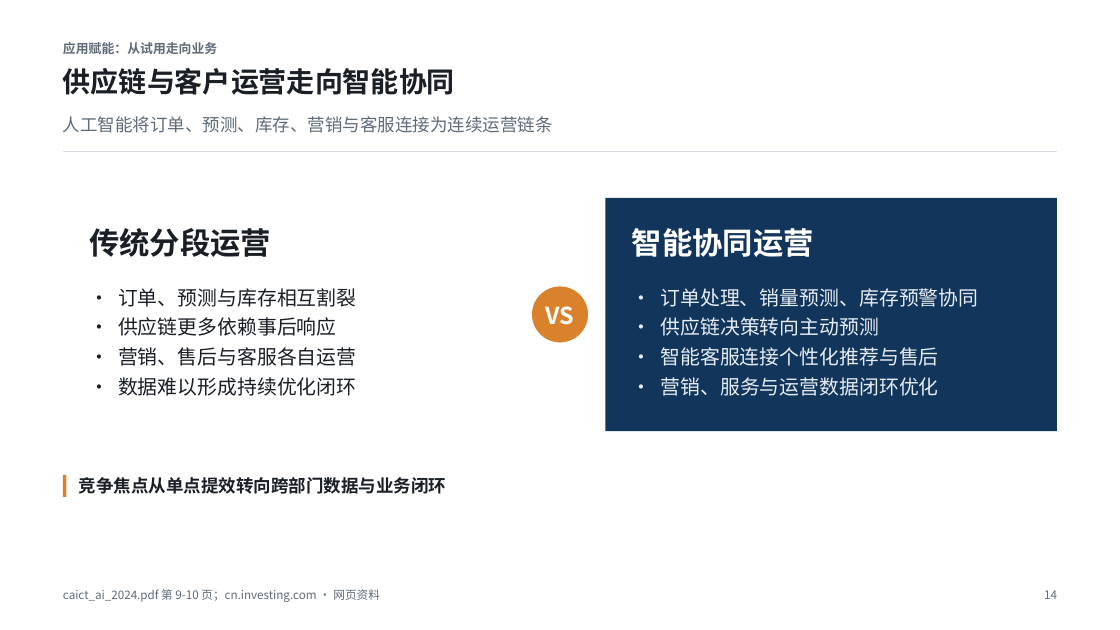
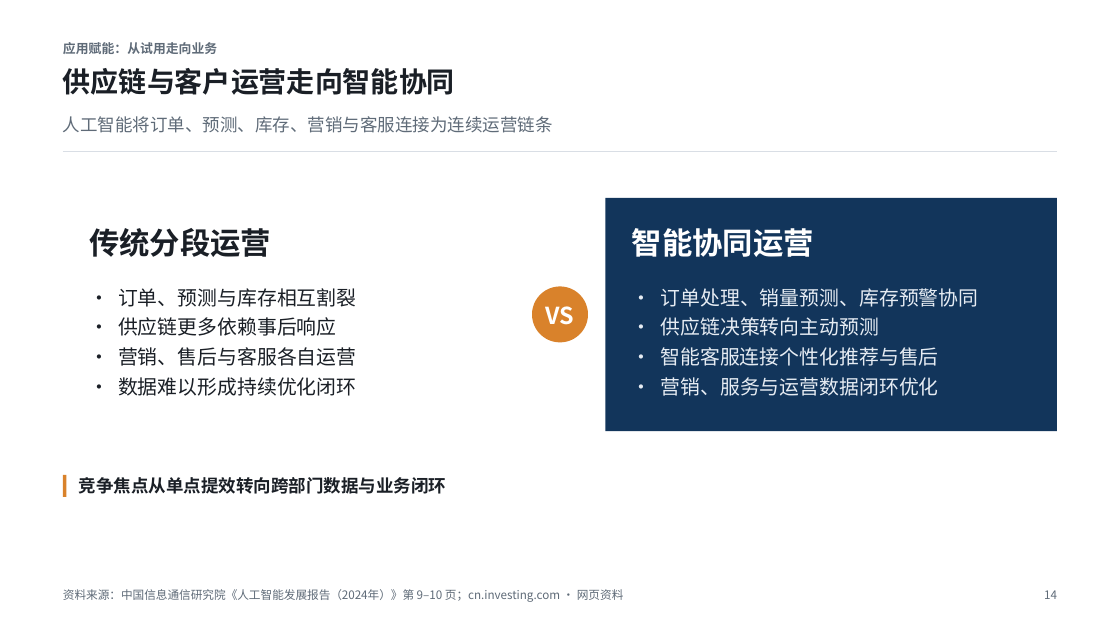
Before and after one commit to Liyilin66/ppt-agent, a slide deck: slide 14 of examples/caict-2024-sample.pptx. Drawn at 1120x630 pixels with LibreOffice and Linux fonts; fonts in the diff are those of the drawing. Boxes give left, top, right and bottom in pixels: in the first picture for what was removed or moved away, otherwise in the second. Text is boxed around its words. In the diff, an @@ line names an element or a change of style, - is before the commit and + after.

Commit message:
Show citations as report names instead of raw filenames
Footers named the uploaded file ("caict_ai_2024.pdf 第 7-13 页"), card
citations scaled up with sparse body text in accent blue, and the same page
was repeated on every card. On a management deck that reads as machine output.

Display only changes; validation still matches the uploaded filenames.
- Report names come from the document itself (PDF cover lines, DOCX title,
  Markdown heading); a cleaned filename stem is shown when nothing is found.
- Footer: "资料来源：issuer《title》第 7–13 页", one mention per report with its
  pages merged; it shortens in steps (issuer, then web titles, then sites
  only) against a measured one-line width instead of clipping mid-title.
- Card refs show only the page when the footer already names the report, use
  a fixed small muted caption, and are dropped when every card cites the
  same page.

The README sample was re-typeset from its cached content with no model or
search calls; its degraded pages are unchanged (3, 5, 18, 19).

Tested: uv run pytest (1699 passed); PowerPoint export of the sample and of
the MCP validation deck, longest footers checked on one line.

```diff
--- a/examples/caict-2024-sample.pptx
+++ b/examples/caict-2024-sample.pptx
@@ text at [63,589,624,602]: text changed @@
-caict_ai_2024.pdf 第 9-10 页；cn.investing.com · 网页资料
+资料来源：中国信息通信研究院《人工智能发展报告（2024年）》第 9–10 页；cn.investing.com · 网页资料
```
Also in this commit, not shown: 16 other slides changed, 8 other files.
